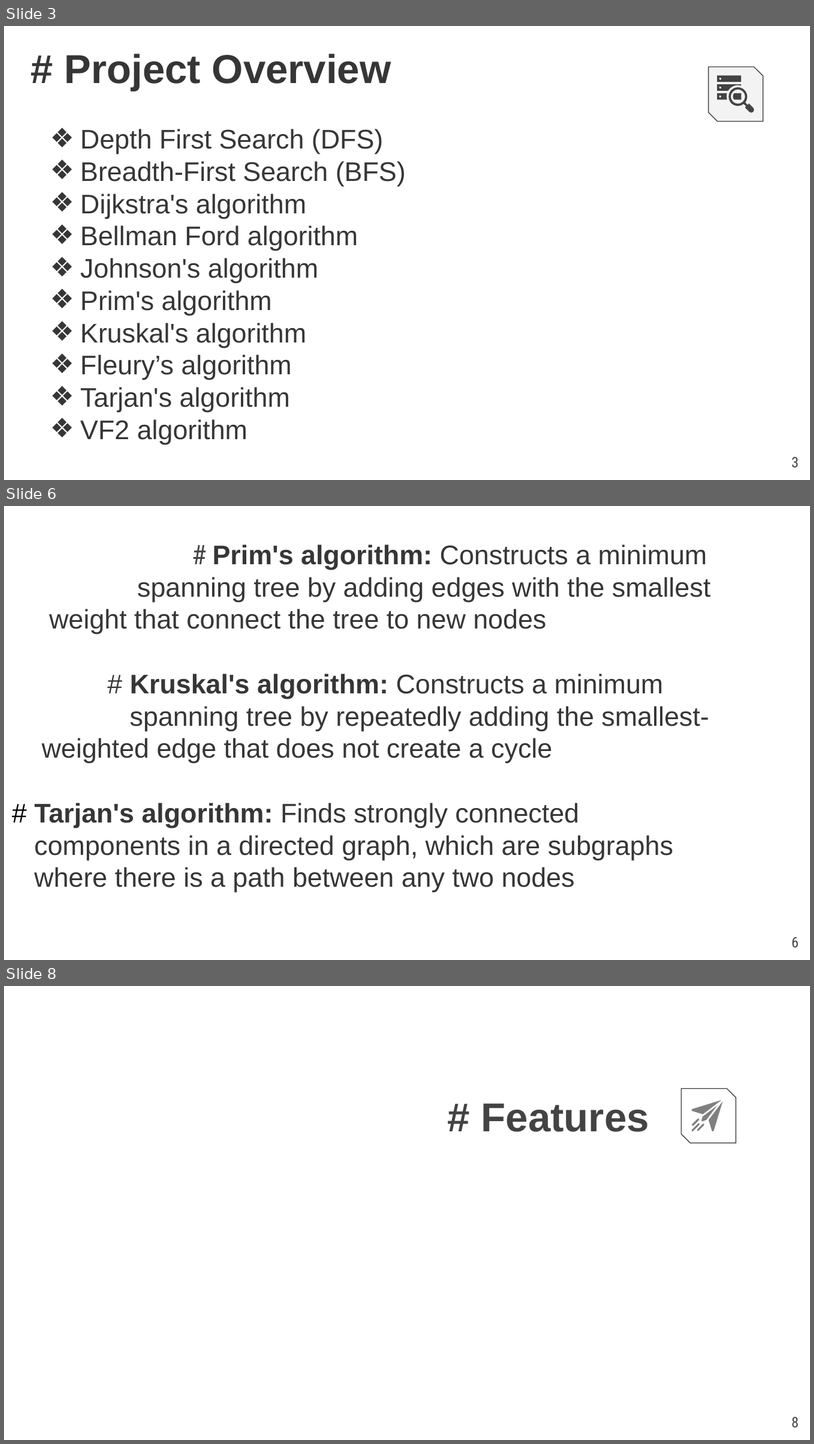
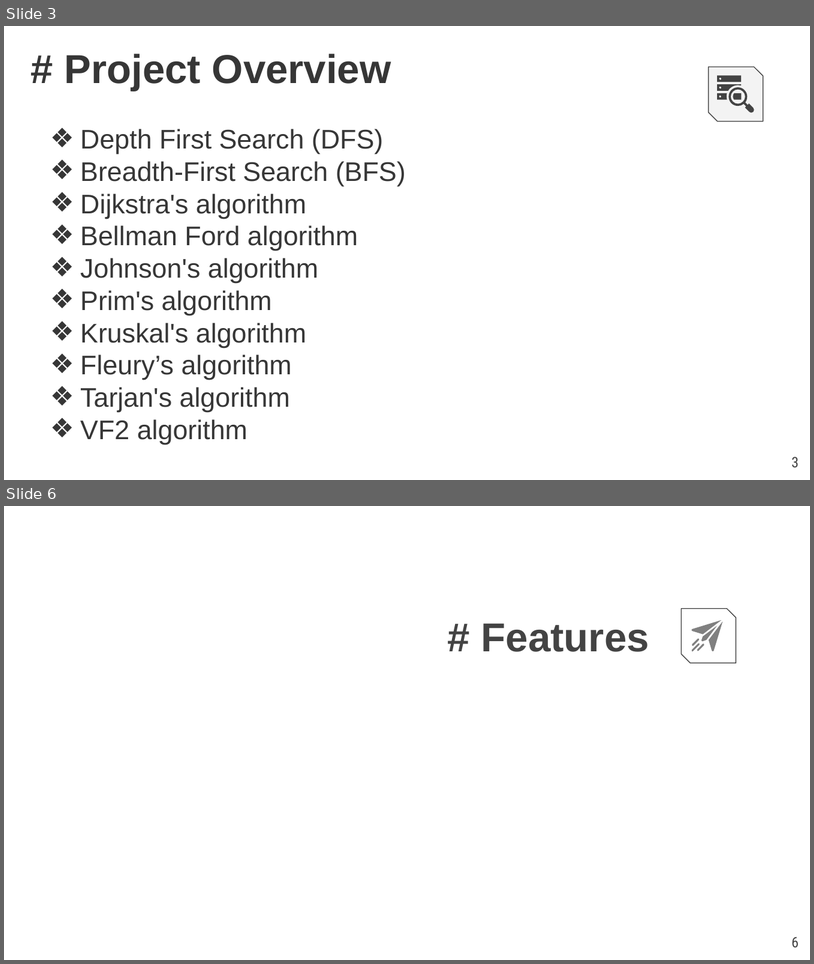
Before and after one commit to Rafid13iit/SPL_1, a slide deck: SPL1_FinalExam_slides.pptx. Shown one above the other, each under a label of ours: slides 3, 6 and 8 before the commit, slides 3 and 6 after it; the slides between them are not shown. The pictures are 814x1444 and 814x964 pixels, drawn with LibreOffice and Linux fonts; fonts in the diff are those of the drawing; background and template pictures are left out. Boxes give left, top, right and bottom in pixels: in the first picture for what was removed or moved away, otherwise in the second. Text is boxed around its words. In the diff, an @@ line names an element or a change of style, - is before the commit and + after.

```diff
--- a/SPL1_FinalExam_slides.pptx
+++ b/SPL1_FinalExam_slides.pptx
@@ slide 6 removed at (4,506,810,960), background picture (left out) @@
@@ text removed at (34,544,711,892) @@
-# Prim's algorithm: Constructs a minimum spanning tree by adding edges with the smallest weight that connect the tree to new nodes
-# Kruskal's algorithm: Constructs a minimum
-spanning tree by repeatedly adding the smallest- weighted edge that does not create a cycle
-# Tarjan's algorithm: Finds strongly connected
-components in a directed graph, which are subgraphs
-where there is a path between any two nodes
@@ page number removed at (792,936,799,947) @@
-6
@@ what was slide 8 is now slide 6 @@
@@ page number at (792,936,799,947): text changed @@
-8
+6
```
Also in this commit, not shown: 2 slides changed, 1 slide added, 2 other slides removed, 25 other files.
